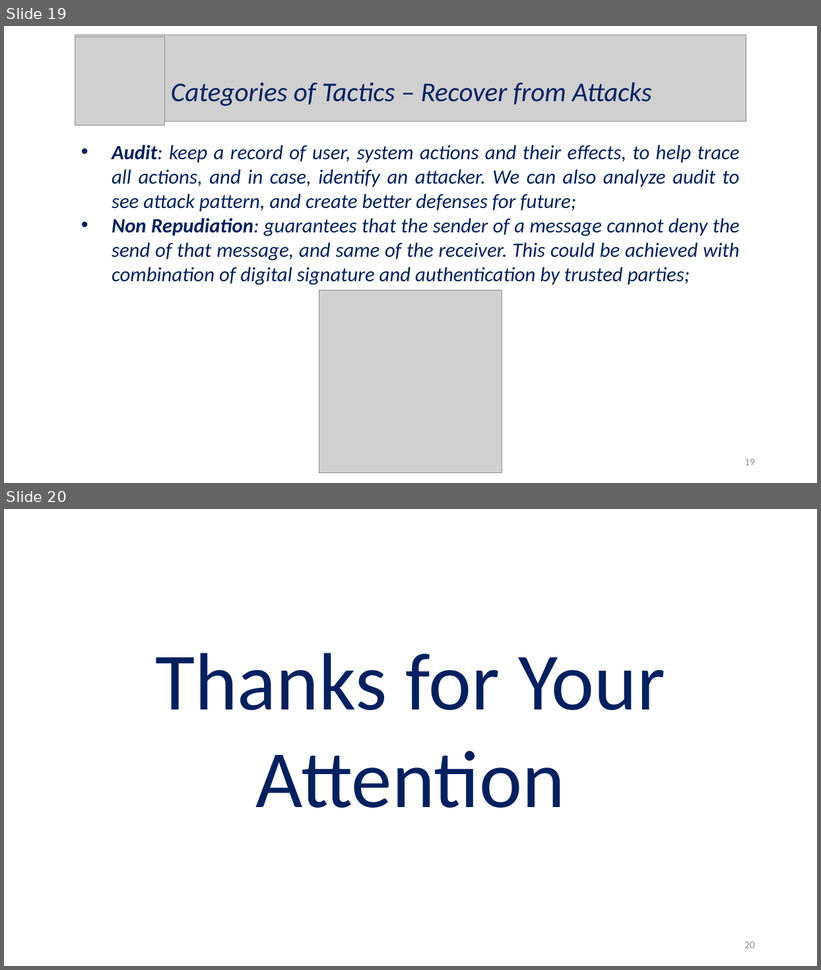
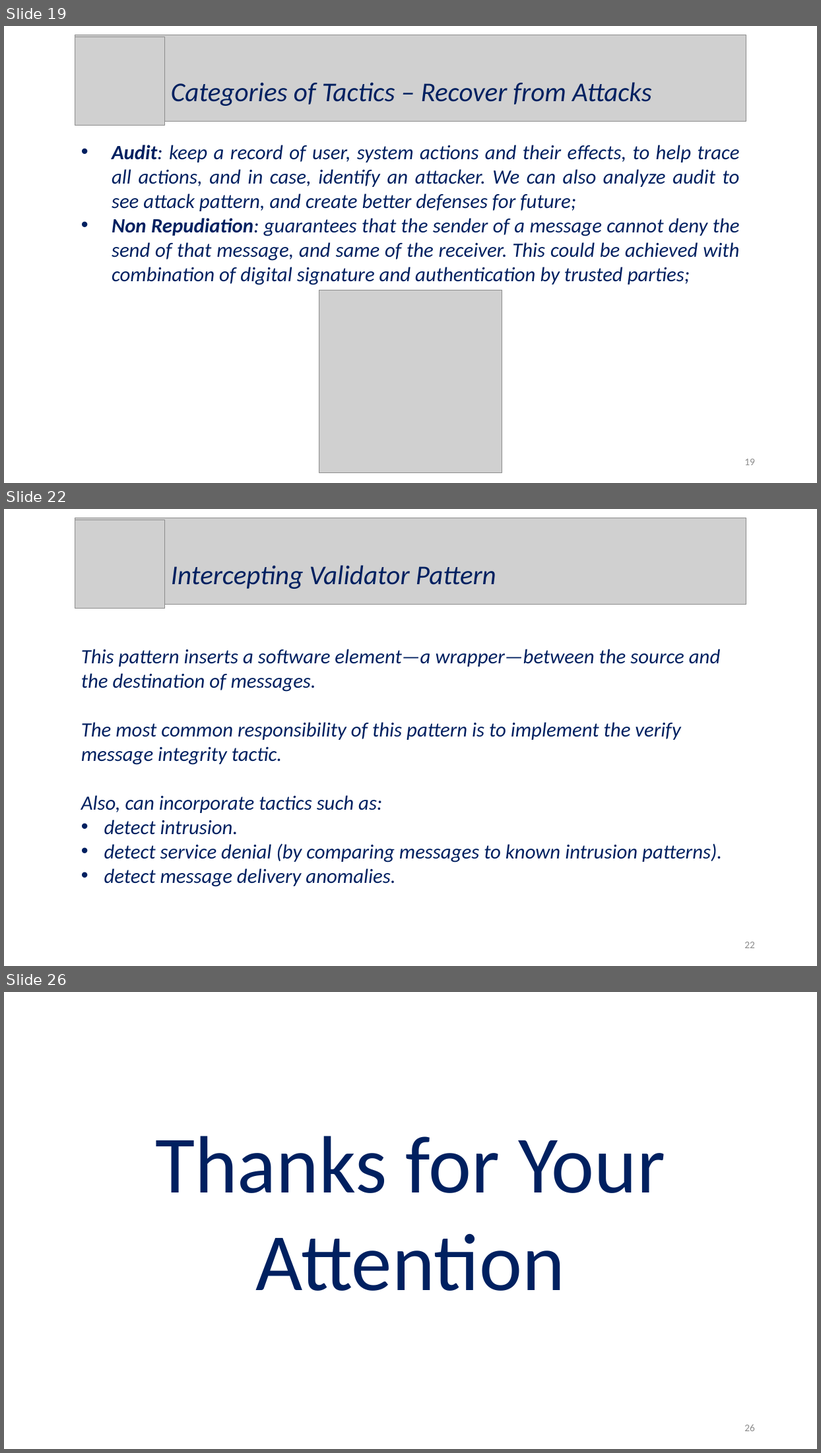
Before and after one commit to Wonderjack996/unimib-software-architecture, a slide deck: Approfondimento - Security/Presentazione - Savazzi - Alex.pptx. Shown one above the other, each under a label of ours: slides 19 and 20 before the commit, slides 19, 22 and 26 after it; the slides between them are not shown. The pictures are 821x970 and 821x1453 pixels, drawn with LibreOffice and Linux fonts; fonts in the diff are those of the drawing; grey boxes stand for pictures. Boxes give left, top, right and bottom in pixels: in the first picture for what was removed or moved away, otherwise in the second. Text is boxed around its words. In the diff, an @@ line names an element or a change of style, - is before the commit and + after.

```diff
--- a/Approfondimento - Security/Presentazione - Savazzi - Alex.pptx
+++ b/Approfondimento - Security/Presentazione - Savazzi - Alex.pptx
@@ slide 22 added at (4,509,817,966), background #FFFFFF @@
@@ picture added at (75,518,746,605) @@
@@ picture added at (75,520,165,609) @@
@@ text added at (171,565,496,589), 32 pt, text #002060, italic @@
+Intercepting Validator Pattern
@@ text added at (81,649,722,887), 24 pt, text #002060, italic @@
+This pattern inserts a software element—a wrapper—between the source and the destination of messages.
+The most common responsibility of this pattern is to implement the verify message integrity tactic.
+Also, can incorporate tactics such as:
+• detect intrusion.
+• detect service denial (by comparing messages to known intrusion patterns).
+• detect message delivery anomalies.
@@ page number added at (745,942,755,949), 12 pt, text #8C8C8C @@
+22
@@ what was slide 20 is now slide 26 @@
@@ page number at (745,1424,755,1432): text changed @@
-20
+26
```
Also in this commit, not shown: 5 other slides added.
